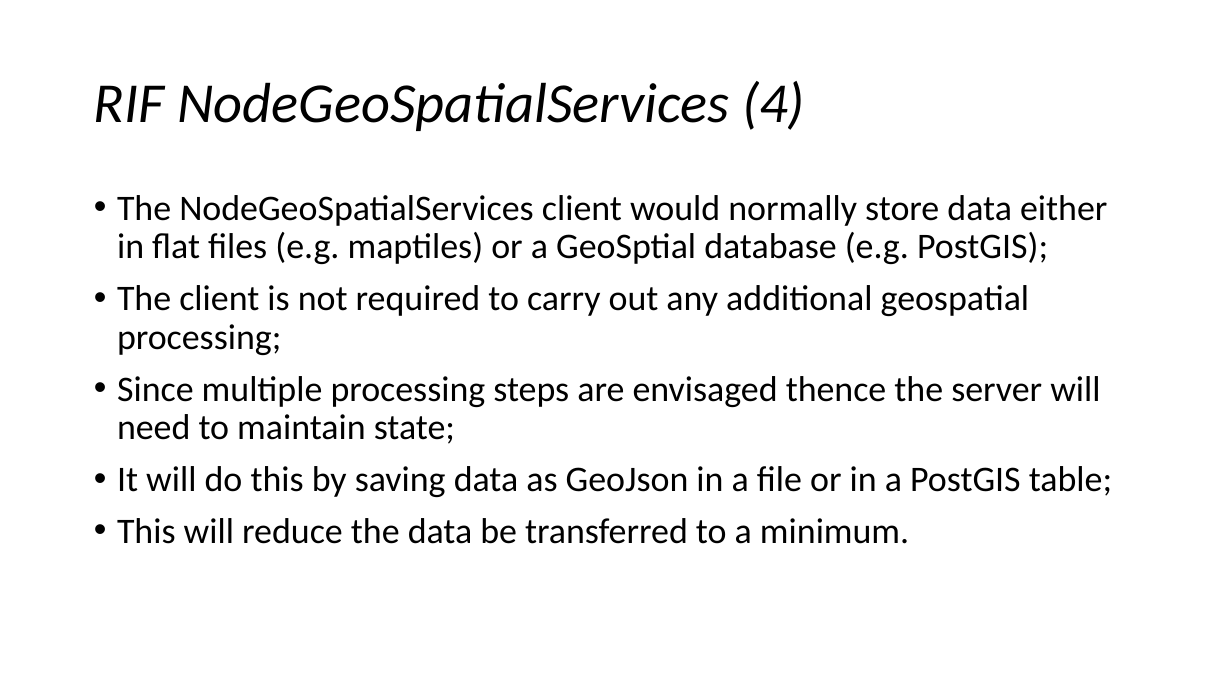
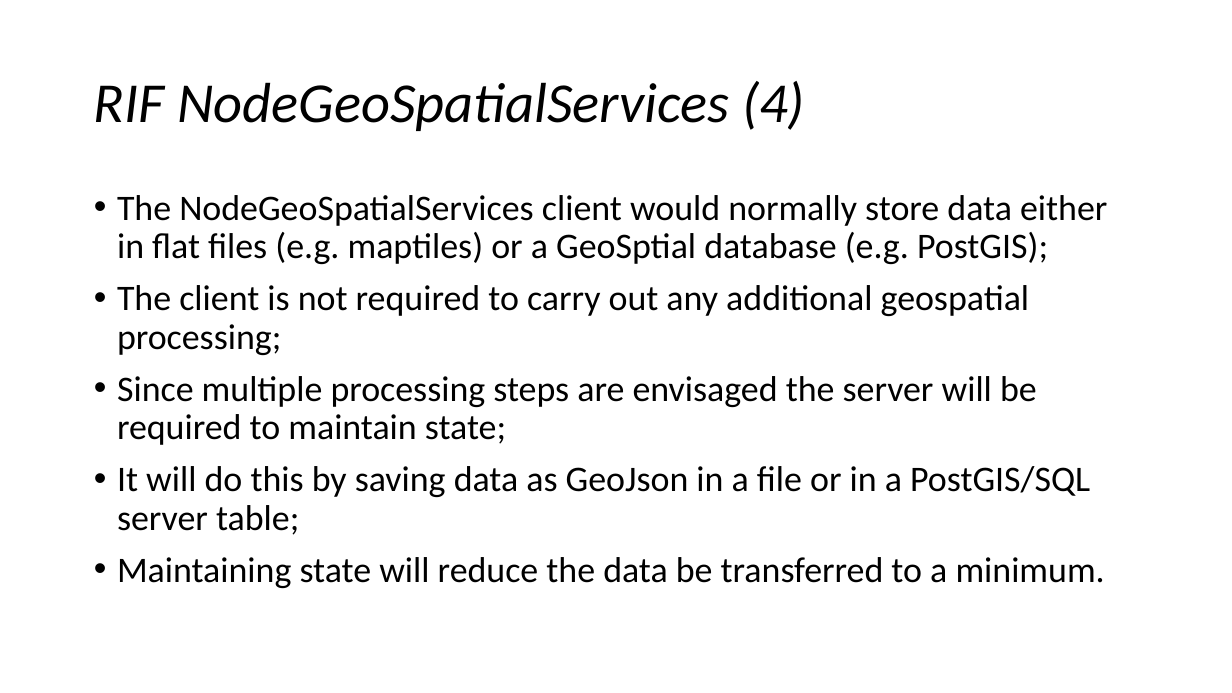
Before and after one commit to smallAreaHealthStatisticsUnit/rapidInquiryFacility, a slide deck: slide 5 of rifNodeServices/NodeGeoSpatialServices.pptx. Drawn at 1232x693 pixels with LibreOffice and Linux fonts; fonts in the diff are those of the drawing. Boxes give left, top, right and bottom in pixels: in the first picture for what was removed or moved away, otherwise in the second. Text is boxed around its words. In the diff, an @@ line names an element or a change of style, - is before the commit and + after.

Commit message:
More work on services

```diff
--- a/rifNodeServices/NodeGeoSpatialServices.pptx
+++ b/rifNodeServices/NodeGeoSpatialServices.pptx
@@ text at bbox=[117, 376, 1105, 588]: text changed @@
-• Since multiple processing steps are envisaged thence the server will need to maintain state;
-• It will do this by saving data as GeoJson in a file or in a PostGIS table;
-• This will reduce the data be transferred to a minimum.
+• Since multiple processing steps are envisaged the server will be required to maintain state;
+• It will do this by saving data as GeoJson in a file or in a PostGIS/SQL server table;
+• Maintaining state will reduce the data be transferred to a minimum.
```
Also in this commit, not shown: 16 other slides changed, 2 slides added, 1 other file.
